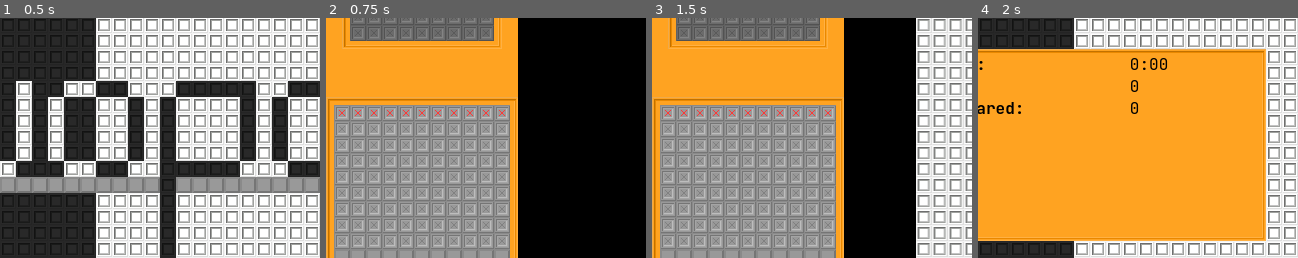
Above: before the commit, frames 1-4 (left to right).
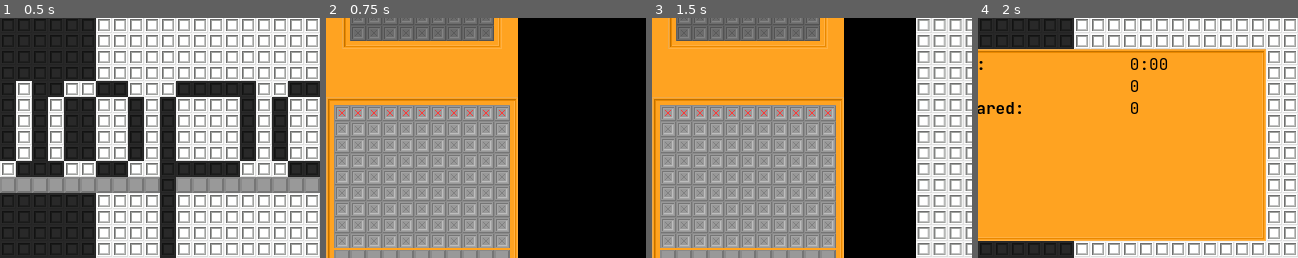
Above: after the commit, the same moments.

Repository: ka-puna/duopo
Game: Godot game, scene res://src/main.tscn
Same seed, same stepped clock (60 frames per second), same inputs: the game is played once before the commit and once after it.
Inputs:
- Up to frame 1 (0.5 s): no input
- Up to frame 2 (0.75 s): click "Time Mode" at 0.5 s
- Up to frame 3 (1.5 s): click "❚❚" at 1.25 s
- Up to frame 4 (2 s): no input
The pictures show only the part of the screen within x 35-85%, y 14-64%; the shares and areas given below are measured in that part.

Frame 1 is identical in both runs. In frame 2, 0.5% of the frame differs, in the area x 2-58%, y 95-97%; in frame 3, 0.5%; in frame 4, nothing differs.

Commit message:
Add line over board's top boundary.

Diff:
--- a/src/scene/time_mode.tscn
+++ b/src/scene/time_mode.tscn
@@ -83,5 +83,11 @@
 format = 2
 layer_0/tile_data = PackedInt32Array(0, 65636, 0, 65536, 65636, 2, 1, 131172, 0, 65537, 131172, 2, 2, 131172, 0, 65538, 131172, 2, 3, 196708, 0, 65539, 196708, 2)
 
+[node name="Line2D" type="Line2D" parent="."]
+z_index = 1
+points = PackedVector2Array(232, 296, 408, 296)
+width = 2.0
+default_color = Color(1, 0.639216, 0.129412, 1)
+
 [connection signal="pressed" from="pause_game" to="." method="_on_pause_game_pressed"]
 [connection signal="pressed" from="drop_pattern" to="." method="_on_drop_pattern_pressed"]
